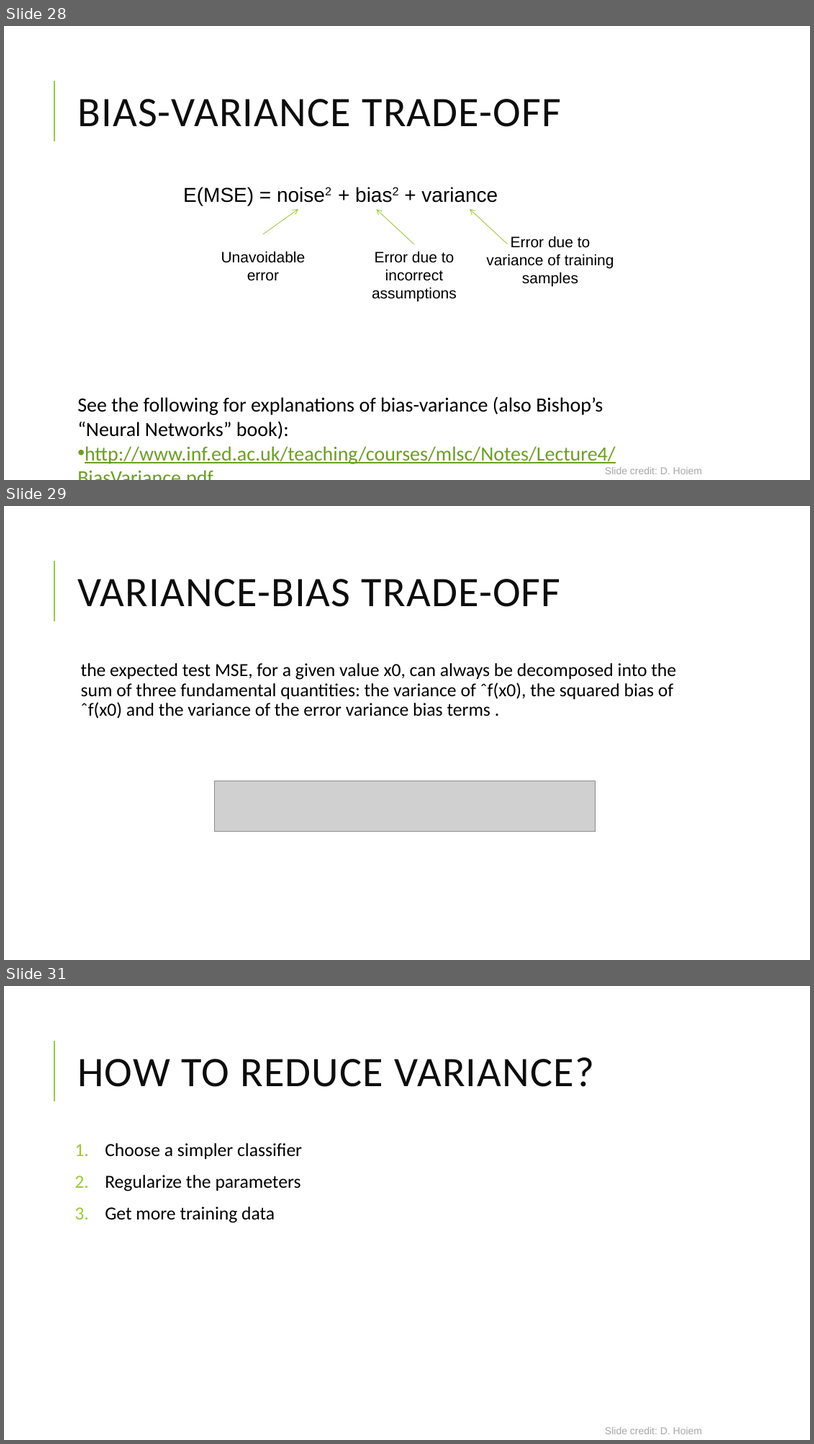
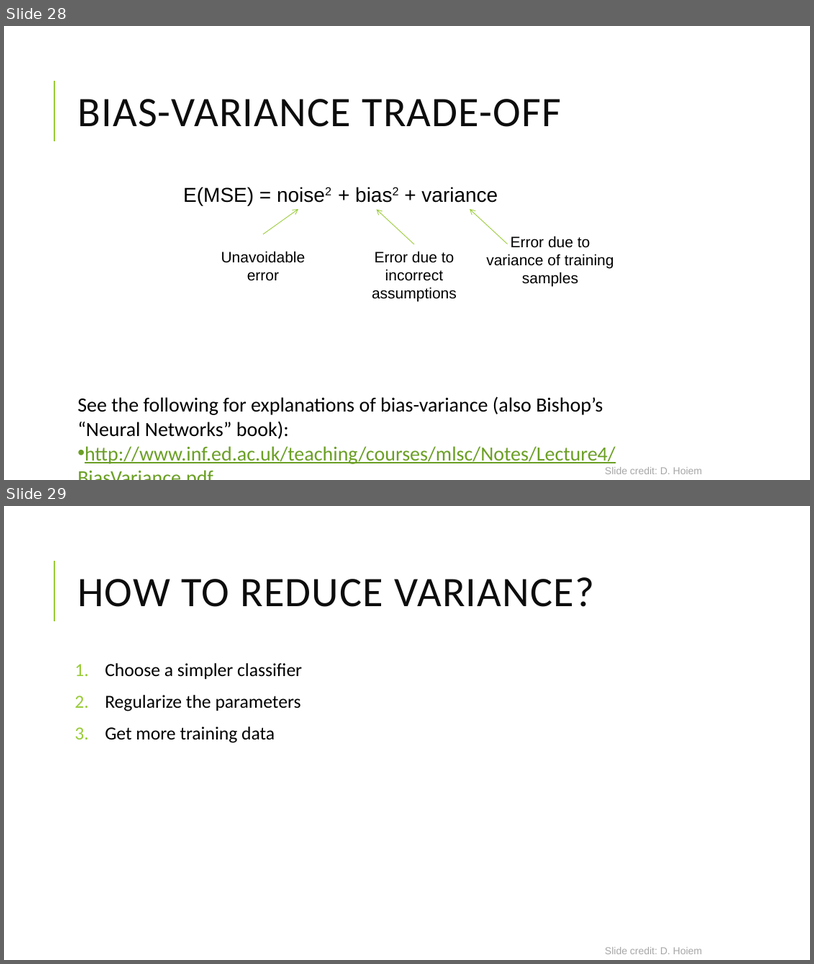
Before and after one commit to yaniv63/applied-data-science, a slide deck: Applied Data Science - 07 Machine Learning in Python.pptx. Shown one above the other, each under a label of ours: slides 28, 29 and 31 before the commit, slides 28 and 29 after it; the slides between them are not shown. The pictures are 814x1444 and 814x964 pixels, drawn with LibreOffice and Linux fonts; fonts in the diff are those of the drawing; grey boxes stand for pictures. Boxes give left, top, right and bottom in pixels: in the first picture for what was removed or moved away, otherwise in the second. Text is boxed around its words. In the diff, an @@ line names an element or a change of style, - is before the commit and + after.

```diff
--- a/Applied Data Science - 07 Machine Learning in Python.pptx
+++ b/Applied Data Science - 07 Machine Learning in Python.pptx
@@ slide 29 removed at <box>4,506,810,960</box>, background #FFFFFF; not listed: 1 template element that a slide beside it also shows @@
@@ title removed at <box>77,579,561,607</box> @@
-VARIANCE-BIAS TRADE-OFF
@@ text removed at <box>81,663,676,718</box> @@
-  the expected test MSE, for a given value x0, can always be decomposed into the sum of three fundamental quantities: the variance of ˆf(x0), the squared bias of ˆf(x0) and the variance of the error variance bias terms .
@@ picture removed at <box>215,780,596,831</box> @@
@@ what was slide 31 is now slide 29 @@
```
Also in this commit, not shown: 3 slides changed, 1 other slide removed, 6 other files.
